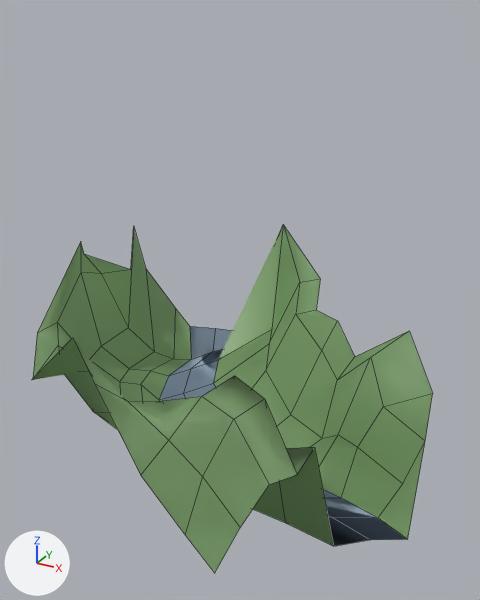
One commit to the FBX model fbx/level_6.fbx: the scene before it, then after it.
The view is the same before and after, from a camera (50 mm lens) standing at (-0.078, -0.312, 0.377) and looking at (-0.409, 0.291, 0.075). Lighting does not change. The marker at lower left points along +X, +Y and +Z. Mesh edges are drawn as thin lines. Where no turn or scale is listed for an object, it has been applied to the vertices.

The first picture shows 'simple'.
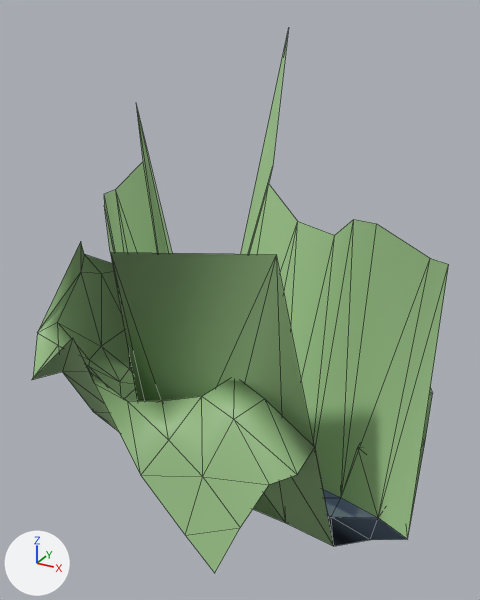
Boxes [x1, y1, x2, y2] around the edits, measured in the pictures (480 x 600 px):
'simple', reshaped (14% narrower, 46% taller): before [32, 225, 433, 573]; after [104, 32, 449, 539]
'pPlane6', reshaped (not visible before): after [32, 242, 433, 573]
part 1 of me_pplane6_ncl1_1, built on (green): after [32, 245, 432, 573]

What the commit changed:
me_pplane6_ncl1_1 is used by ob_pplane6; location (-0.342, 0.339, -0.078).
me_pplane6_ncl1_1 had 109 vertices, 94 faces and spanned x -0.36..0.162, y -0.268..0.181, z -0.039..0.194.
me_pplane6_ncl1_1 now has 109 vertices, 184 faces and spans x -0.36..0.162, y -0.268..0.181, z -0.039..0.194.
Part 1, on me_pplane6_ncl1_1:
90 faces are deleted.
140 new faces join them, mat_main (green #95bc83).
40 new faces join them, mat_road (blue #93a7bc).
me_simple_ncl1_1 is used by ob_simple; location (-0.342, 0.339, -0.078).
me_simple_ncl1_1 had 109 vertices, 94 faces and spanned x -0.36..0.162, y -0.268..0.181, z -0.039..0.194.
me_simple_ncl1_1 now has 57 vertices, 90 faces and spans x -0.331..0.162, y -0.185..0.181, z -0.039..0.433.
Part 2, on me_simple_ncl1_1:
68 vertices are removed from x -0.36..0.162, y -0.268..0.144, z -0.01..0.194.
94 faces are deleted.
16 vertices are added at x -0.331..0.162, y -0.185..0.144, z 0.238..0.433.
50 new faces join them, mat_main (green #95bc83).
40 new faces join them, mat_road (blue #93a7bc).
